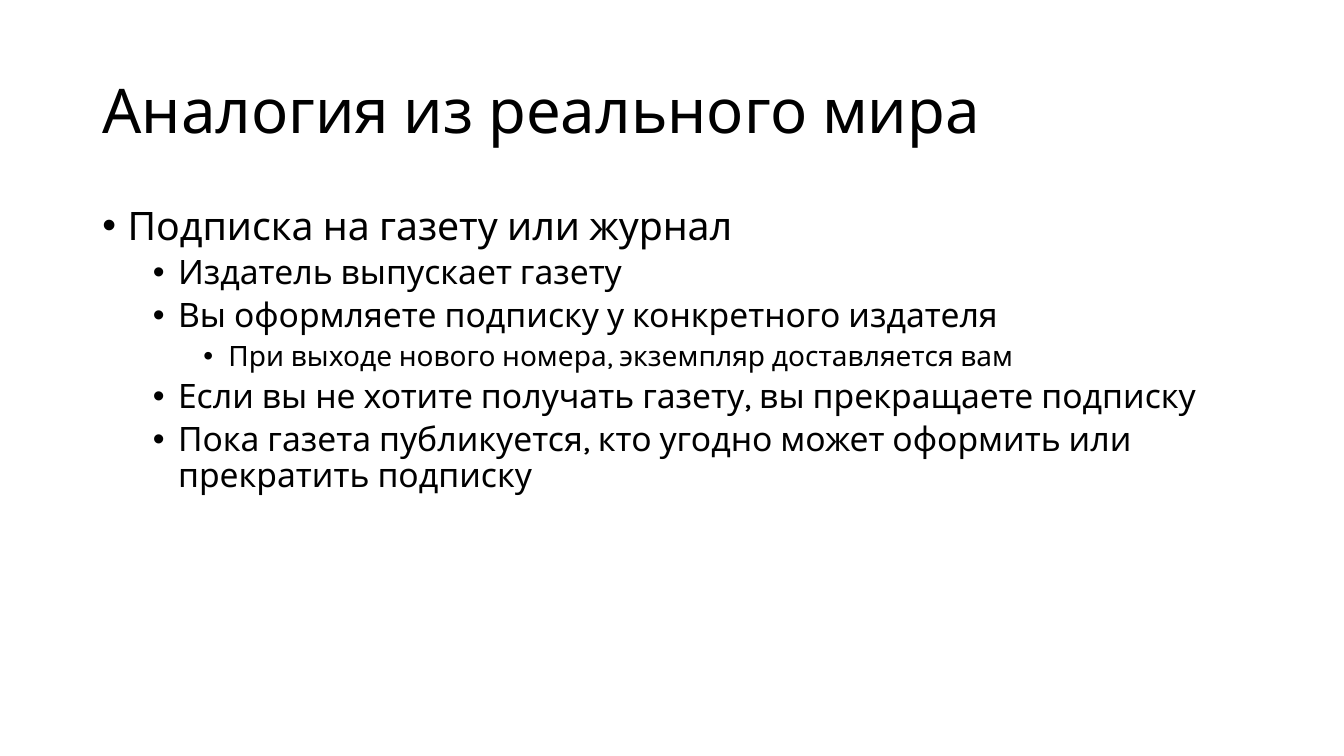
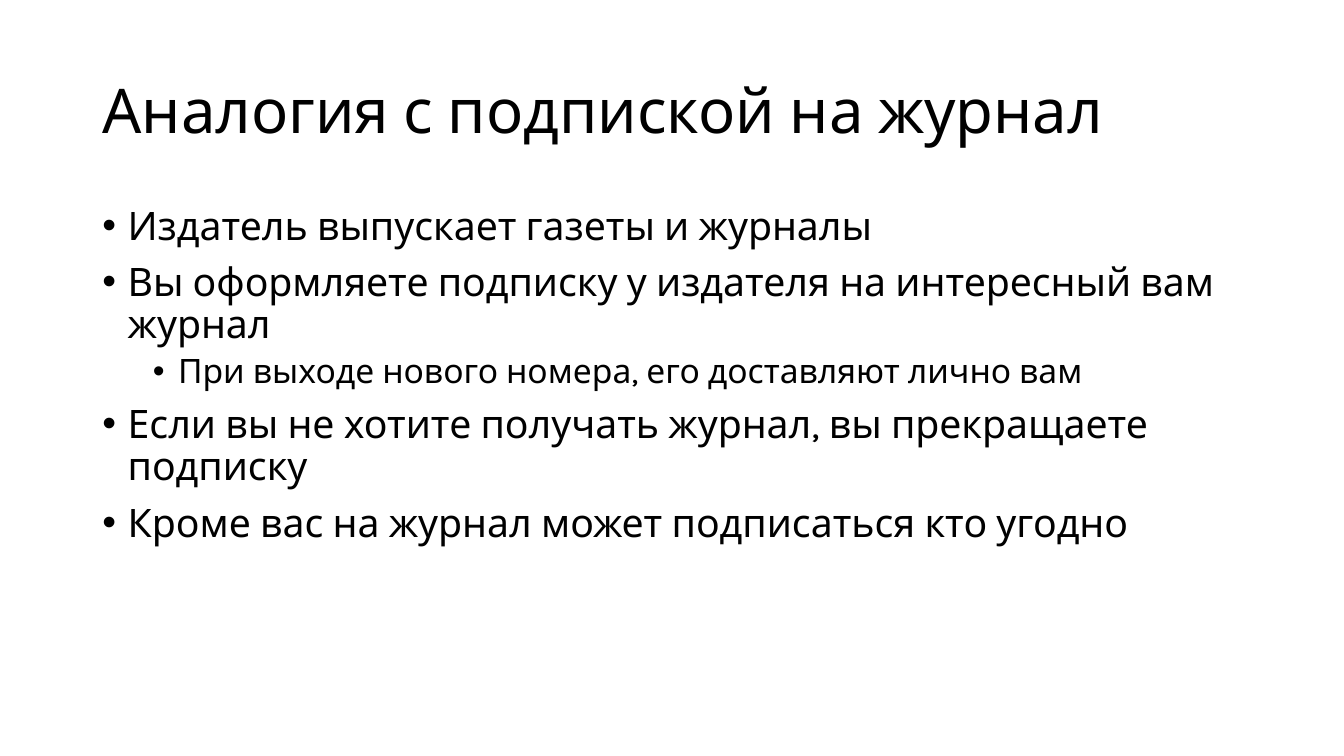
Before and after one commit to alexey-malov/ood, a slide deck: slide 17 of lectures/02.observer/observer.pptx (slide 18 before the commit). Drawn at 1344x756 pixels with LibreOffice and Linux fonts; fonts in the diff are those of the drawing. Boxes give left, top, right and bottom in pixels: in the first picture for what was removed or moved away, otherwise in the second. Text is boxed around its words. In the diff, an @@ line names an element or a change of style, - is before the commit and + after.

```diff
--- a/lectures/02.observer/observer.pptx
+++ b/lectures/02.observer/observer.pptx
@@ title at box(102, 86, 1103, 148): text changed @@
-Аналогия из реального мира
+Аналогия с подпиской на журнал
@@ text at box(128, 212, 1214, 547): text changed; size 24 to 28 pt @@
-• Подписка на газету или журнал
-  • Издатель выпускает газету
-  • Вы оформляете подписку у конкретного издателя
-    • При выходе нового номера, экземпляр доставляется вам
-  • Если вы не хотите получать газету, вы прекращаете подписку
-  • Пока газета публикуется, кто угодно может оформить или прекратить подписку
+• Издатель выпускает газеты и журналы
+• Вы оформляете подписку у издателя на интересный вам журнал
+  • При выходе нового номера, его доставляют лично вам
+• Если вы не хотите получать журнал, вы прекращаете подписку
+• Кроме вас на журнал может подписаться кто угодно
```
Also in this commit, not shown: 17 other slides changed, 2 slides added, 2 slides removed, 2 other files.
